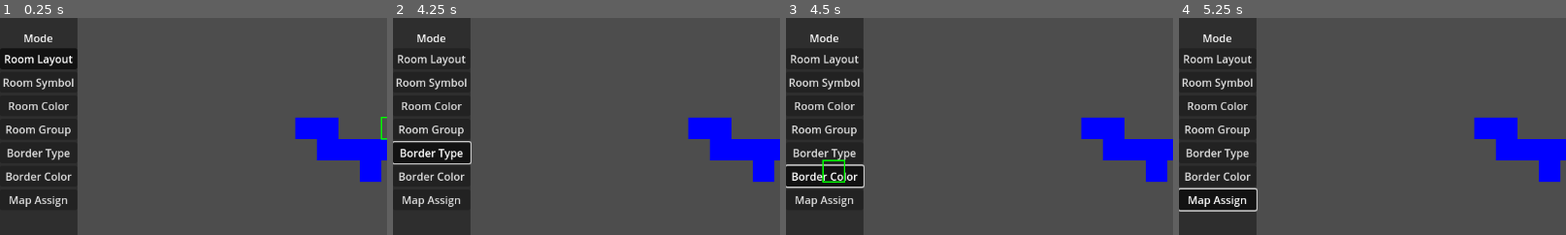
Above: before the commit, frames 1-4 (left to right).
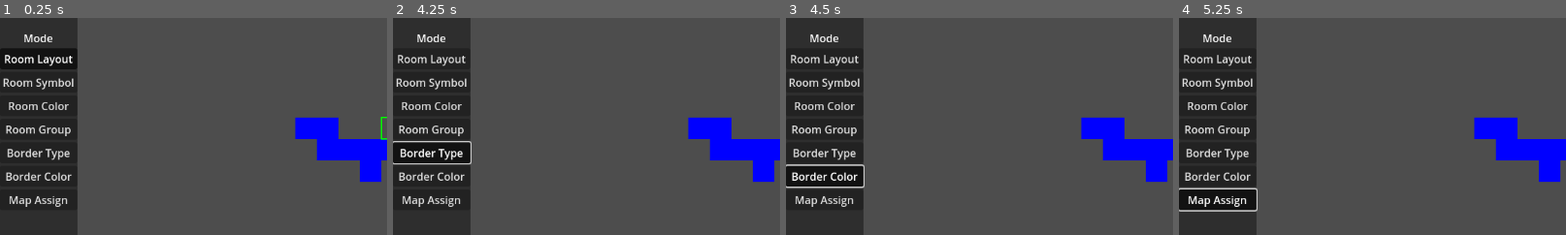
Above: after the commit, the same moments.

Repository: KoBeWi/Metroidvania-System
Game: Godot game, scene res://MetroidvaniaSystem/MapEditor/MapEditor.tscn
Two runs of this game, one before a commit and one after it. Both use one fixed random seed, a clock stepped at 60 frames per second and the inputs below.
Inputs:
- Up to frame 1 (0.25 s): no input
- Up to frame 2 (4.25 s): click "Room Layout" at 0.5 s; click "Room Symbol" at 1.25 s; click "Room Color" at 2 s; click "Room Group" at 2.75 s; click "Border Type" at 3.5 s
- Up to frame 3 (4.5 s): click "Border Color" at 4.25 s
- Up to frame 4 (5.25 s): click "Map Assign" at 5 s
The pictures show only the part of the screen within x 0-50%, y 27-76%; the shares and areas given below are measured in that part.

Frames 1-2 are identical in both runs. In frame 3, 0.2% of the frame differs, in the area x 9-16%, y 65-76%; in frame 4, nothing differs.
Error in both runs: Trying to assign an array of type "Array" to a variable of type "Array[Vector3i]". (res://MetroidvaniaSystem/System/MetroidvaniaSystem.gd:114)

Commit message:
Editor refactor

Diff:
--- a/MetroidvaniaSystem/MapEditor/MapEditor.gd
+++ b/MetroidvaniaSystem/MapEditor/MapEditor.gd
@@ -10,133 +10,30 @@
 var drag_from: Vector2i = NULL_VECTOR2I
 var view_drag: Vector4
 var map_offset := Vector2i(10, 10)
-var erase_mode: bool
-
-var highlighted_room: Array[Vector3i]
-var highlighted_border := -1
 
 var mode: int = MODE_LAYOUT
 var current_layer: int
 
 func _ready() -> void:
-	%ButtonLayout.button_group.pressed.connect(func(button: BaseButton):
-		mode = button.get_index()
-		map_overlay.queue_redraw() ## TODO: naprawić kursor
+	%RoomLayout.button_group.pressed.connect(mode_pressed)
+	get_current_sub_editor()._editor_enter()
 
-		match mode:
-			MODE_ROOM_GROUP:
-				%Groups.show()
-			_:
-				%Groups.hide()
-	)
+func mode_pressed(button: BaseButton):
+	get_current_sub_editor()._editor_exit()
+	mode = button.get_index()
+	get_current_sub_editor()._editor_enter()
 
-func get_cursor_pos() -> Vector2i:
-	var room_size: Vector2 = MetSys.ROOM_SIZE
-	var pos := (map_overlay.get_local_mouse_position() - room_size / 2).snapped(room_size) / room_size as Vector2i
-	return pos - map_offset
+	map_overlay.queue_redraw() ## TODO: naprawić kursor
 
-func get_coord(p: Vector2i, layer := current_layer) -> Vector3i: ## TODO: ma być coords
-	return Vector3i(p.x, p.y, layer)
+func layer_changed(l: int):
+	current_layer = l
+	map.queue_redraw()
+	map_overlay.queue_redraw()
 
-func get_rect_between(point1: Vector2, point2: Vector2) -> Rect2:
-	var start: Vector2
-	start.x = minf(point1.x, point2.x)
-	start.y = minf(point1.y, point2.y)
-
-	var end: Vector2
-	end.x = maxf(point1.x, point2.x)
-	end.y = maxf(point1.y, point2.y)
-
-	return Rect2(start, Vector2.ONE).expand(end + Vector2.ONE)
-
-func get_square_border_idx(rel: Vector2) -> int:
-	if rel.x < MetSys.ROOM_SIZE.x / 3:
-		return MetSys.L
-
-	if rel.x > MetSys.ROOM_SIZE.x - MetSys.ROOM_SIZE.x / 3:
-		return MetSys.R
-
-	if rel.y < MetSys.ROOM_SIZE.y / 3:
-		return MetSys.U
-
-	if rel.y > MetSys.ROOM_SIZE.y - MetSys.ROOM_SIZE.y / 3:
-		return MetSys.D
-
-	return -1
-
-func update_rooms(rect: Rect2i):
-	var map_data: Dictionary = MetSys.map_data
-
-	for x in range(rect.position.x, rect.end.x):
-		for y in range(rect.position.y, rect.end.y):
-			var coords := Vector3i(x, y, current_layer)
-
-			var room: Dictionary = map_data.get(coords, {})
-			if room.is_empty():
-				room.borders = [-1, -1, -1, -1]
-				if x == rect.end.x - 1:
-					room.borders[0] = 0
-				if y == rect.end.y - 1:
-					room.borders[1] = 0
-				if x == rect.position.x:
-					room.borders[2] = 0
-				if y == rect.position.y:
-					room.borders[3] = 0
-				map_data[coords] = room
-			else:
-				if x != rect.end.x - 1:
-					room.borders[0] = -1
-				if y != rect.end.y - 1:
-					room.borders[1] = -1
-				if x != rect.position.x:
-					room.borders[2] = -1
-				if y != rect.position.y:
-					room.borders[3] = -1
-
-	map.queue_redraw()
-
-func erase_rooms(rect: Rect2i):
-	var map_data: Dictionary = MetSys.map_data
-
-	for x in range(rect.position.x, rect.end.x):
-		for y in range(rect.position.y, rect.end.y):
-			var coords := Vector3i(x, y, current_layer)
-
-			if x == rect.end.x - 1:
-				close_border(Vector2i(x + 1, y), 2)
-			if y == rect.end.y - 1:
-				close_border(Vector2i(x, y + 1), 3)
-			if x == rect.position.x:
-				close_border(Vector2i(x - 1, y), 0)
-			if y == rect.position.y:
-				close_border(Vector2i(x, y - 1), 1)
-
-			map_data.erase(coords)
-
-	map.queue_redraw()
-
-func close_border(pos: Vector2i, border: int):
-	var room: Dictionary = MetSys.map_data.get(get_coord(pos), {})
-
-	if not room.is_empty():
-		room.borders[border] = 0
-
-func on_map_selected(path: String) -> void:
-	for coords in highlighted_room:
-		MetSys.map_data[coords].assigned_map = path
+func get_current_sub_editor() -> Control:
+	return %Modes.get_child(mode)
 
 func _on_map_input(event: InputEvent) -> void:
-	match mode:
-		MODE_LAYOUT:
-			layout_input(event)
-		MODE_ROOM_GROUP:
-			room_group_input(event)
-		MODE_BORDER_TYPE:
-			border_type_input(event)
-		MODE_MAP:
-			map_assign_input(event)
-
-func layout_input(event: InputEvent) -> void:
 	if event is InputEventMouseMotion:
 		if view_drag != Vector4():
 			map_offset = (Vector2i(view_drag.z, view_drag.w) + Vector2i(map_overlay.get_local_mouse_position() - Vector2(view_drag.x, view_drag.y)) / MetSys.ROOM_SIZE)
@@ -145,26 +42,7 @@
 			map_overlay.queue_redraw()
 
 	if event is InputEventMouseButton:
-		if event.button_index == MOUSE_BUTTON_LEFT:
-			if event.pressed:
-				drag_from = get_cursor_pos()
-			else:
-				var rect := get_rect_between(drag_from, get_cursor_pos())
-				rect.position -= map.position / Vector2(MetSys.ROOM_SIZE)
-				update_rooms(rect)
-				drag_from = NULL_VECTOR2I
-		elif event.button_index == MOUSE_BUTTON_RIGHT:
-			if event.pressed:
-				drag_from = get_cursor_pos()
-				erase_mode = true
-				queue_redraw()
-			else:
-				var rect := get_rect_between(drag_from, get_cursor_pos())
-				rect.position -= map.position / Vector2(MetSys.ROOM_SIZE)
-				erase_rooms(rect)
-				erase_mode = false
-				drag_from = NULL_VECTOR2I
-		elif event.button_index == MOUSE_BUTTON_MIDDLE:
+		if event.button_index == MOUSE_BUTTON_MIDDLE:
 			if event.pressed:
 				view_drag.x = map_overlay.get_local_mouse_position().x
 				view_drag.y = map_overlay.get_local_mouse_position().y
@@ -173,118 +51,16 @@
 			else:
 				view_drag = Vector4()
 
-func room_group_input(event: InputEvent) -> void:
-	if event is InputEventMouseMotion:
-		map_overlay.queue_redraw()
-
-	if event is InputEventMouseButton:
-		if event.pressed:
-			var coord := get_coord(get_cursor_pos())
-			var current_group: int = %CurrentGroup.value
-
-			if event.button_index == MOUSE_BUTTON_LEFT:
-				var room_data: Dictionary = MetSys.map_data.get(coord, {})
-				if room_data.is_empty():
-					return
-
-				if not current_group in MetSys.room_groups:
-					MetSys.room_groups[current_group] = []
-
-				if not coord in MetSys.room_groups[current_group]:
-					MetSys.room_groups[current_group].append(coord)
-				map_overlay.queue_redraw()
-			elif event.button_index == MOUSE_BUTTON_RIGHT:
-				if not current_group in MetSys.room_groups:
-					return
-
-				var room_data: Dictionary = MetSys.map_data.get(coord, {})
-				if room_data.is_empty():
-					return
-
-				MetSys.room_groups[current_group].erase(coord)
-				map_overlay.queue_redraw()
-
-func border_type_input(event: InputEvent) -> void:
-	var room_data: Dictionary = MetSys.map_data.get(get_coord(get_cursor_pos()), {})
-
-	if event is InputEventMouseMotion:
-		if room_data.is_empty():
-			highlighted_border = -1
-			map_overlay.queue_redraw()
-		else:
-			var rel := map_overlay.get_local_mouse_position().posmodv(MetSys.ROOM_SIZE)
-			var border := get_square_border_idx(rel)
-
-			var new_border := -1
-			var borders: Array[int] = room_data["borders"]
-
-			for i in 4:
-				if border == i and borders[i] > -1:
-					new_border = border
-					break
-
-			if new_border != highlighted_border:
-				highlighted_border = new_border
-				map_overlay.queue_redraw()
-
-	if event is InputEventMouseButton:
-		if room_data.is_empty() or highlighted_border == -1:
-			return
-
-		if event.pressed and event.button_index == MOUSE_BUTTON_LEFT:
-			var borders: Array[int] = room_data["borders"]
-			room_data["borders"][highlighted_border] = (borders[highlighted_border] + 1) % 2
-			map.queue_redraw()
-
-func map_assign_input(event: InputEvent) -> void:
-	if event is InputEventMouseMotion:
-		var hr := highlighted_room
-		highlighted_room = MetSys._get_whole_room(get_coord(get_cursor_pos()))
-		if highlighted_room != hr:
-			map_overlay.queue_redraw()
-
-	if event is InputEventMouseButton:
-		if event.button_index == MOUSE_BUTTON_LEFT:
-			if event.pressed:
-				if not highlighted_room.is_empty():
-					%FileDialog.popup_centered_ratio()
-		elif event.button_index == MOUSE_BUTTON_RIGHT:
-			for p in highlighted_room:
-				MetSys.map_data[p].erase("assigned_map")
+	get_current_sub_editor()._editor_input(event)
 
 func _on_overlay_draw() -> void:
 	var room_size: Vector2 = MetSys.ROOM_SIZE
 	map_overlay.draw_set_transform(Vector2(map_offset) * room_size)
 
-	for p in highlighted_room:
-		map_overlay.draw_rect(Rect2(Vector2(p.x, p.y) * room_size, room_size), Color(1, 1, 0, 0.25))
-
-	if mode == MODE_ROOM_GROUP:
-		for p in MetSys.room_groups.get(%CurrentGroup.value as int, []):
-			map_overlay.draw_rect(Rect2(Vector2(p.x, p.y) * room_size, room_size), Color(Color.MEDIUM_PURPLE, 0.8))
-
-	if drag_from == NULL_VECTOR2I:
-		if mode != MODE_MAP and mode != MODE_BORDER_TYPE:
-			map_overlay.draw_rect(Rect2(get_cursor_pos() as Vector2 * room_size, room_size), Color.GREEN, false, 2)
-	else:
-		var rect := get_rect_between(drag_from, get_cursor_pos())
-		rect.position *= room_size as Vector2
-		rect.size *= room_size as Vector2
-		map_overlay.draw_rect(rect, Color.RED if erase_mode else Color.GREEN, false, 2)
-
-	if highlighted_border > -1:
-		match highlighted_border:
-			0: # MetSys.R
-				map_overlay.draw_rect(Rect2(get_cursor_pos() as Vector2 * room_size + Vector2(room_size.x * 0.667, 0), room_size * Vector2(0.333, 1)), Color(0, 1, 0, 0.5))
-			1: # MetSys.D
-				map_overlay.draw_rect(Rect2(get_cursor_pos() as Vector2 * room_size + Vector2(0, room_size.y * 0.667), room_size * Vector2(1, 0.333)), Color(0, 1, 0, 0.5))
-			2: # MetSys.L
-				map_overlay.draw_rect(Rect2(get_cursor_pos() as Vector2 * room_size, room_size * Vector2(0.333, 1)), Color(0, 1, 0, 0.5))
-			3: # MetSys.U
-				map_overlay.draw_rect(Rect2(get_cursor_pos() as Vector2 * room_size, room_size * Vector2(1, 0.333)), Color(0, 1, 0, 0.5))
+	get_current_sub_editor()._editor_draw(map_overlay)
 
 	map_overlay.draw_set_transform_matrix(Transform2D())
-	map_overlay.draw_string(get_theme_font(&"font", &"Label"), Vector2(0, 20), str(get_cursor_pos()))
+	map_overlay.draw_string(get_theme_font(&"font", &"Label"), Vector2(0, 20), str(get_current_sub_editor().get_cursor_pos()))
 
 func _on_map_draw() -> void:
 	for x in range(-100, 100):
--- a/MetroidvaniaSystem/MapEditor/MapEditor.tscn
+++ b/MetroidvaniaSystem/MapEditor/MapEditor.tscn
@@ -1,8 +1,236 @@
-[gd_scene load_steps=3 format=3 uid="uid://c1n473yjtej4v"]
+[gd_scene load_steps=10 format=3 uid="uid://c1n473yjtej4v"]
 
 [ext_resource type="Script" path="res://MetroidvaniaSystem/MapEditor/MapEditor.gd" id="1_6eyhl"]
 
 [sub_resource type="ButtonGroup" id="ButtonGroup_pv7fp"]
+
+[sub_resource type="GDScript" id="GDScript_dsps8"]
+resource_name = "RoomLayout"
+script/source = "extends \"res://MetroidvaniaSystem/MapEditor/SubEditor.gd\"
+
+var erase_mode: bool
+
+func _editor_exit():
+	cursor_color = Color.GREEN
+
+func _editor_input(event: InputEvent):
+	if event is InputEventMouseButton:
+		if event.button_index == MOUSE_BUTTON_LEFT:
+			if event.pressed:
+				drag_from = get_cursor_pos()
+			else:
+				var rect := get_rect_between(drag_from, get_cursor_pos())
+				rect.position -= editor.map.position / Vector2(MetSys.ROOM_SIZE)
+				update_rooms(rect)
+				drag_from = EDITOR_SCRIPT.NULL_VECTOR2I
+		elif event.button_index == MOUSE_BUTTON_RIGHT:
+			if event.pressed:
+				drag_from = get_cursor_pos()
+				erase_mode = true
+				cursor_color = Color.RED
+				queue_redraw()
+			else:
+				var rect := get_rect_between(drag_from, get_cursor_pos())
+				rect.position -= editor.map.position / Vector2(MetSys.ROOM_SIZE)
+				erase_rooms(rect)
+				erase_mode = false
+				cursor_color = Color.GREEN
+				drag_from = EDITOR_SCRIPT.NULL_VECTOR2I
+
+func update_rooms(rect: Rect2i):
+	var map_data: Dictionary = MetSys.map_data
+
+	for x in range(rect.position.x, rect.end.x):
+		for y in range(rect.position.y, rect.end.y):
+			var coords := Vector3i(x, y, editor.current_layer)
+
+			var room: Dictionary = map_data.get(coords, {})
+			if room.is_empty():
+				room.borders = [-1, -1, -1, -1]
+				if x == rect.end.x - 1:
+					room.borders[0] = 0
+				if y == rect.end.y - 1:
+					room.borders[1] = 0
+				if x == rect.position.x:
+					room.borders[2] = 0
+				if y == rect.position.y:
+					room.borders[3] = 0
+				map_data[coords] = room
+			else:
+				if x != rect.end.x - 1:
+					room.borders[0] = -1
+				if y != rect.end.y - 1:
+					room.borders[1] = -1
+				if x != rect.position.x:
+					room.borders[2] = -1
+				if y != rect.position.y:
+					room.borders[3] = -1
+
+	editor.map.queue_redraw()
+
+func erase_rooms(rect: Rect2i):
+	var map_data: Dictionary = MetSys.map_data
+
+	for x in range(rect.position.x, rect.end.x):
+		for y in range(rect.position.y, rect.end.y):
+			var coords := Vector3i(x, y, editor.current_layer)
+
+			if x == rect.end.x - 1:
+				close_border(Vector2i(x + 1, y), 2)
+			if y == rect.end.y - 1:
+				close_border(Vector2i(x, y + 1), 3)
+			if x == rect.position.x:
+				close_border(Vector2i(x - 1, y), 0)
+			if y == rect.position.y:
+				close_border(Vector2i(x, y - 1), 1)
+
+			map_data.erase(coords)
+
+	editor.map.queue_redraw()
+
+func close_border(pos: Vector2i, border: int):
+	var room: Dictionary = MetSys.map_data.get(get_coords(pos), {})
+
+	if not room.is_empty():
+		room.borders[border] = 0
+"
+
+[sub_resource type="GDScript" id="GDScript_ujwfx"]
+resource_name = "RoomSymbol"
+script/source = "extends \"res://MetroidvaniaSystem/MapEditor/SubEditor.gd\"
+"
+
+[sub_resource type="GDScript" id="GDScript_tlx5u"]
+script/source = "extends \"res://MetroidvaniaSystem/MapEditor/SubEditor.gd\"
+"
+
+[sub_resource type="GDScript" id="GDScript_a80ln"]
+resource_name = "RoomGroup"
+script/source = "extends \"res://MetroidvaniaSystem/MapEditor/SubEditor.gd\"
+
+func _editor_enter():
+	%Groups.show()
+
+func _editor_exit():
+	%Groups.hide()
+
+func _editor_draw(map_overlay: CanvasItem):
+	var room_size: Vector2 = MetSys.ROOM_SIZE
+	super(map_overlay)
+
+	for p in MetSys.room_groups.get(%CurrentGroup.value as int, []):
+		map_overlay.draw_rect(Rect2(Vector2(p.x, p.y) * room_size, room_size), Color(Color.MEDIUM_PURPLE, 0.8))
+
+func _editor_input(event: InputEvent):
+	if event is InputEventMouseMotion:
+		editor.map_overlay.queue_redraw()
+
+	if event is InputEventMouseButton:
+		if event.pressed:
+			var coord := get_coords(get_cursor_pos())
+			var current_group: int = %CurrentGroup.value
+
+			if event.button_index == MOUSE_BUTTON_LEFT:
+				var room_data: Dictionary = MetSys.map_data.get(coord, {})
+				if room_data.is_empty():
+					return
+
+				if not current_group in MetSys.room_groups:
+					MetSys.room_groups[current_group] = []
+
+				if not coord in MetSys.room_groups[current_group]:
+					MetSys.room_groups[current_group].append(coord)
+				editor.map_overlay.queue_redraw()
+			elif event.button_index == MOUSE_BUTTON_RIGHT:
+				if not current_group in MetSys.room_groups:
+					return
+
+				var room_data: Dictionary = MetSys.map_data.get(coord, {})
+				if room_data.is_empty():
+					return
+
+				MetSys.room_groups[current_group].erase(coord)
+				editor.map_overlay.queue_redraw()
+"
+
+[sub_resource type="GDScript" id="GDScript_ilxbw"]
+resource_name = "BorderType"
+script/source = "extends \"res://MetroidvaniaSystem/MapEditor/SubEditor.gd\"
+
+func _ready() -> void:
+	super()
+	use_cursor = false
+
+func _editor_input(event: InputEvent):
+	var room_data: Dictionary = MetSys.map_data.get(get_coords(get_cursor_pos()), {})
+
+	if event is InputEventMouseMotion:
+		if room_data.is_empty():
+			highlighted_border = -1
+			editor.map_overlay.queue_redraw()
+		else:
+			var rel := editor.map_overlay.get_local_mouse_position().posmodv(MetSys.ROOM_SIZE)
+			var border := get_square_border_idx(rel)
+
+			var new_border := -1
+			var borders: Array[int] = room_data[\"borders\"]
+
+			for i in 4:
+				if border == i and borders[i] > -1:
+					new_border = border
+					break
+
+			if new_border != highlighted_border:
+				highlighted_border = new_border
+				editor.map_overlay.queue_redraw()
+
+	if event is InputEventMouseButton:
+		if room_data.is_empty() or highlighted_border == -1:
+			return
+
+		if event.pressed and event.button_index == MOUSE_BUTTON_LEFT:
+			var borders: Array[int] = room_data[\"borders\"]
+			room_data[\"borders\"][highlighted_border] = (borders[highlighted_border] + 1) % 2
+			editor.map.queue_redraw()
+"
+
+[sub_resource type="GDScript" id="GDScript_a3fsx"]
+resource_name = "BorderColor"
+script/source = "extends \"res://MetroidvaniaSystem/MapEditor/SubEditor.gd\"
+
+func _ready() -> void:
+	super()
+	use_cursor = false
+"
+
+[sub_resource type="GDScript" id="GDScript_ibl4j"]
+resource_name = "MapAssign"
+script/source = "extends \"res://MetroidvaniaSystem/MapEditor/SubEditor.gd\"
+
+func _ready() -> void:
+	super()
+	use_cursor = false
+
+func _editor_input(event: InputEvent):
+	if event is InputEventMouseMotion:
+		var hr := highlighted_room
+		highlighted_room = MetSys._get_whole_room(get_coords(get_cursor_pos()))
+		if highlighted_room != hr:
+			editor.map_overlay.queue_redraw()
+
+	if event is InputEventMouseButton:
+		if event.button_index == MOUSE_BUTTON_LEFT:
+			if event.pressed:
+				if not highlighted_room.is_empty():
+					%FileDialog.popup_centered_ratio()
+		elif event.button_index == MOUSE_BUTTON_RIGHT:
+			for p in highlighted_room:
+				MetSys.map_data[p].erase(\"assigned_map\")
+
+func on_map_selected(path: String) -> void:
+	for coords in highlighted_room:
+		MetSys.map_data[coords].assigned_map = path
+"
 
 [node name="MapEditor" type="HBoxContainer"]
 anchors_preset = 15
@@ -14,23 +242,28 @@
 metadata/_edit_lock_ = true
 
 [node name="PanelContainer" type="PanelContainer" parent="."]
+layout_mode = 2
 offset_right = 115.0
 offset_bottom = 648.0
 
 [node name="Modes" type="VBoxContainer" parent="PanelContainer"]
+unique_name_in_owner = true
+layout_mode = 2
 offset_right = 115.0
 offset_bottom = 648.0
 alignment = 1
 
 [node name="Label" type="Label" parent="PanelContainer/Modes"]
+layout_mode = 2
 offset_top = 188.0
 offset_right = 115.0
 offset_bottom = 214.0
 text = "Mode"
 horizontal_alignment = 1
 
-[node name="ButtonLayout" type="Button" parent="PanelContainer/Modes"]
-unique_name_in_owner = true
+[node name="RoomLayout" type="Button" parent="PanelContainer/Modes"]
+unique_name_in_owner = true
+layout_mode = 2
 offset_top = 218.0
 offset_right = 115.0
 offset_bottom = 249.0
@@ -38,56 +271,70 @@
 button_pressed = true
 button_group = SubResource("ButtonGroup_pv7fp")
 text = "Room Layout"
-
-[node name="Button2" type="Button" parent="PanelContainer/Modes"]
+script = SubResource("GDScript_dsps8")
+
+[node name="RoomSymbol" type="Button" parent="PanelContainer/Modes"]
+layout_mode = 2
 offset_top = 253.0
 offset_right = 115.0
 offset_bottom = 284.0
 toggle_mode = true
 button_group = SubResource("ButtonGroup_pv7fp")
 text = "Room Symbol"
-
-[node name="Button5" type="Button" parent="PanelContainer/Modes"]
+script = SubResource("GDScript_ujwfx")
+
+[node name="RoomColor" type="Button" parent="PanelContainer/Modes"]
+layout_mode = 2
 offset_top = 288.0
 offset_right = 115.0
 offset_bottom = 319.0
 toggle_mode = true
 button_group = SubResource("ButtonGroup_pv7fp")
 text = "Room Color"
-
-[node name="Button7" type="Button" parent="PanelContainer/Modes"]
+script = SubResource("GDScript_tlx5u")
+
+[node name="RoomGroup" type="Button" parent="PanelContainer/Modes"]
+layout_mode = 2
 offset_top = 323.0
 offset_right = 115.0
 offset_bottom = 354.0
 toggle_mode = true
 button_group = SubResource("ButtonGroup_pv7fp")
 text = "Room Group"
-
-[node name="Button3" type="Button" parent="PanelContainer/Modes"]
+script = SubResource("GDScript_a80ln")
+
+[node name="BorderType" type="Button" parent="PanelContainer/Modes"]
+layout_mode = 2
 offset_top = 358.0
 offset_right = 115.0
 offset_bottom = 389.0
 toggle_mode = true
 button_group = SubResource("ButtonGroup_pv7fp")
 text = "Border Type"
-
-[node name="Button4" type="Button" parent="PanelContainer/Modes"]
+script = SubResource("GDScript_ilxbw")
+
+[node name="BorderColor" type="Button" parent="PanelContainer/Modes"]
+layout_mode = 2
 offset_top = 393.0
 offset_right = 115.0
 offset_bottom = 424.0
 toggle_mode = true
 button_group = SubResource("ButtonGroup_pv7fp")
 text = "Border Color"
-
-[node name="Button6" type="Button" parent="PanelContainer/Modes"]
+script = SubResource("GDScript_a3fsx")
+
+[node name="MapAssign" type="Button" parent="PanelContainer/Modes"]
+layout_mode = 2
 offset_top = 428.0
 offset_right = 115.0
 offset_bottom = 459.0
 toggle_mode = true
 button_group = SubResource("ButtonGroup_pv7fp")
 text = "Map Assign"
+script = SubResource("GDScript_ibl4j")
 
 [node name="EditControls" type="VBoxContainer" parent="PanelContainer"]
+layout_mode = 2
 offset_right = 115.0
 offset_bottom = 648.0
 mouse_filter = 2
@@ -96,11 +343,13 @@
 [node name="Groups" type="VBoxContainer" parent="PanelContainer/EditControls"]
 unique_name_in_owner = true
 visible = false
+layout_mode = 2
 offset_top = 587.0
 offset_right = 115.0
 offset_bottom = 648.0
 
 [node name="Label" type="Label" parent="PanelContainer/EditControls/Groups"]
+layout_mode = 2
 offset_right = 115.0
 offset_bottom = 26.0
 text = "Group ID"
@@ -108,28 +357,32 @@
 
 [node name="CurrentGroup" type="SpinBox" parent="PanelContainer/EditControls/Groups"]
 unique_name_in_owner = true
+layout_mode = 2
 offset_top = 30.0
 offset_right = 115.0
 offset_bottom = 61.0
 
 [node name="Layer" type="VBoxContainer" parent="PanelContainer"]
+layout_mode = 2
 offset_right = 115.0
 offset_bottom = 648.0
 mouse_filter = 2
 
 [node name="Label" type="Label" parent="PanelContainer/Layer"]
+layout_mode = 2
 offset_right = 115.0
 offset_bottom = 26.0
 text = "Current Layer"
 horizontal_alignment = 1
 
 [node name="SpinBox" type="SpinBox" parent="PanelContainer/Layer"]
+layout_mode = 2
 offset_top = 30.0
 offset_right = 115.0
 offset_bottom = 61.0
 
 [node name="MapOverlay" type="Control" parent="."]
-layout_mode = 3
+layout_mode = 2
 anchors_preset = 0
 offset_left = 119.0
 offset_right = 1152.0
@@ -140,7 +393,7 @@
 unique_name_in_owner = true
 show_behind_parent = true
 clip_contents = true
-layout_mode = 3
+layout_mode = 1
 anchors_preset = 15
 anchor_right = 1.0
 anchor_bottom = 1.0
@@ -158,7 +411,8 @@
 filters = PackedStringArray("*.tscn")
 
 [connection signal="value_changed" from="PanelContainer/EditControls/Groups/CurrentGroup" to="MapOverlay" method="queue_redraw" unbinds=1]
+[connection signal="value_changed" from="PanelContainer/Layer/SpinBox" to="." method="layer_changed"]
 [connection signal="draw" from="MapOverlay" to="." method="_on_overlay_draw"]
 [connection signal="gui_input" from="MapOverlay" to="." method="_on_map_input"]
 [connection signal="draw" from="MapOverlay/Map" to="." method="_on_map_draw"]
-[connection signal="file_selected" from="FileDialog" to="." method="on_map_selected"]
+[connection signal="file_selected" from="FileDialog" to="PanelContainer/Modes/MapAssign" method="on_map_selected"]
--- /dev/null
+++ b/MetroidvaniaSystem/MapEditor/SubEditor.gd
@@ -0,0 +1,83 @@
+extends Control
+
+const EDITOR_SCRIPT = preload("res://MetroidvaniaSystem/MapEditor/MapEditor.gd")
+var editor: EDITOR_SCRIPT
+
+var use_cursor := true
+var cursor_color := Color.GREEN
+
+var drag_from: Vector2i = EDITOR_SCRIPT.NULL_VECTOR2I
+var highlighted_room: Array[Vector3i]
+var highlighted_border := -1
+
+func _ready() -> void:
+	editor = owner
+
+func _editor_enter():
+	pass
+
+func _editor_exit():
+	pass
+
+func _editor_input(event: InputEvent):
+	pass
+
+func _editor_draw(map_overlay: CanvasItem):
+	var room_size: Vector2 = MetSys.ROOM_SIZE
+
+	for p in highlighted_room:
+		map_overlay.draw_rect(Rect2(Vector2(p.x, p.y) * room_size, room_size), Color(1, 1, 0, 0.25))
+
+	if drag_from == EDITOR_SCRIPT.NULL_VECTOR2I:
+		if use_cursor:
+			map_overlay.draw_rect(Rect2(get_cursor_pos() as Vector2 * room_size, room_size), Color.GREEN, false, 2)
+	else:
+		var rect := get_rect_between(drag_from, get_cursor_pos())
+		rect.position *= room_size as Vector2
+		rect.size *= room_size as Vector2
+		map_overlay.draw_rect(rect, cursor_color, false, 2)
+
+	if highlighted_border > -1:
+		match highlighted_border:
+			0: # MetSys.R
+				map_overlay.draw_rect(Rect2(get_cursor_pos() as Vector2 * room_size + Vector2(room_size.x * 0.667, 0), room_size * Vector2(0.333, 1)), Color(0, 1, 0, 0.5))
+			1: # MetSys.D
+				map_overlay.draw_rect(Rect2(get_cursor_pos() as Vector2 * room_size + Vector2(0, room_size.y * 0.667), room_size * Vector2(1, 0.333)), Color(0, 1, 0, 0.5))
+			2: # MetSys.L
+				map_overlay.draw_rect(Rect2(get_cursor_pos() as Vector2 * room_size, room_size * Vector2(0.333, 1)), Color(0, 1, 0, 0.5))
+			3: # MetSys.U
+				map_overlay.draw_rect(Rect2(get_cursor_pos() as Vector2 * room_size, room_size * Vector2(1, 0.333)), Color(0, 1, 0, 0.5))
+
+func get_cursor_pos() -> Vector2i:
+	var room_size: Vector2 = MetSys.ROOM_SIZE
+	var pos := (editor.map_overlay.get_local_mouse_position() - room_size / 2).snapped(room_size) / room_size as Vector2i
+	return pos - editor.map_offset
+
+func get_coords(p: Vector2i, layer := editor.current_layer) -> Vector3i:
+	return Vector3i(p.x, p.y, layer)
+
+func get_rect_between(point1: Vector2, point2: Vector2) -> Rect2:
+	var start: Vector2
+	start.x = minf(point1.x, point2.x)
+	start.y = minf(point1.y, point2.y)
+
+	var end: Vector2
+	end.x = maxf(point1.x, point2.x)
+	end.y = maxf(point1.y, point2.y)
+
+	return Rect2(start, Vector2.ONE).expand(end + Vector2.ONE)
+
+func get_square_border_idx(rel: Vector2) -> int:
+	if rel.x < MetSys.ROOM_SIZE.x / 3:
+		return MetSys.L
+
+	if rel.x > MetSys.ROOM_SIZE.x - MetSys.ROOM_SIZE.x / 3:
+		return MetSys.R
+
+	if rel.y < MetSys.ROOM_SIZE.y / 3:
+		return MetSys.U
+
+	if rel.y > MetSys.ROOM_SIZE.y - MetSys.ROOM_SIZE.y / 3:
+		return MetSys.D
+
+	return -1
--- a/SampleProject/Game.tscn
+++ b/SampleProject/Game.tscn
@@ -114,7 +114,6 @@
 
 [node name="ColorRect" type="ColorRect" parent="UI/Minimal"]
 modulate = Color(1, 1, 1, 0.752941)
-layout_mode = 0
 offset_left = 32.0
 offset_top = 32.0
 offset_right = 64.0
